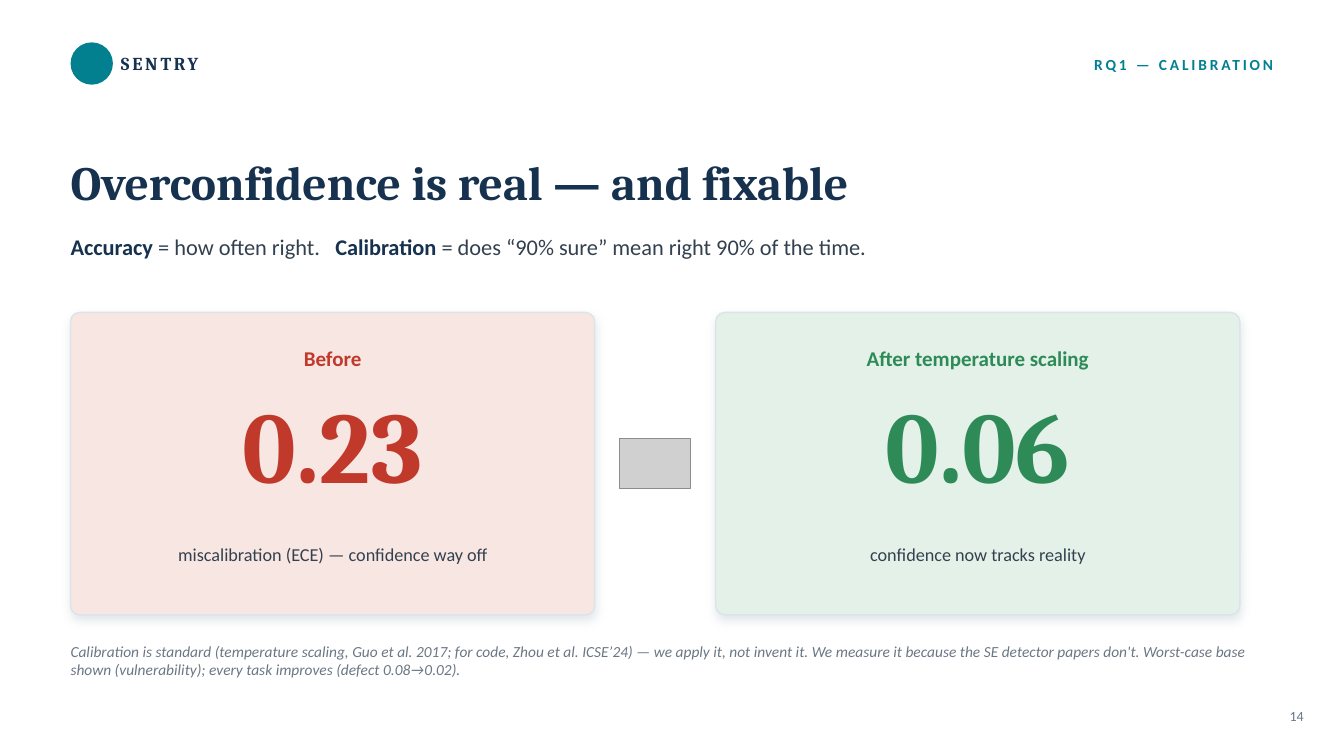
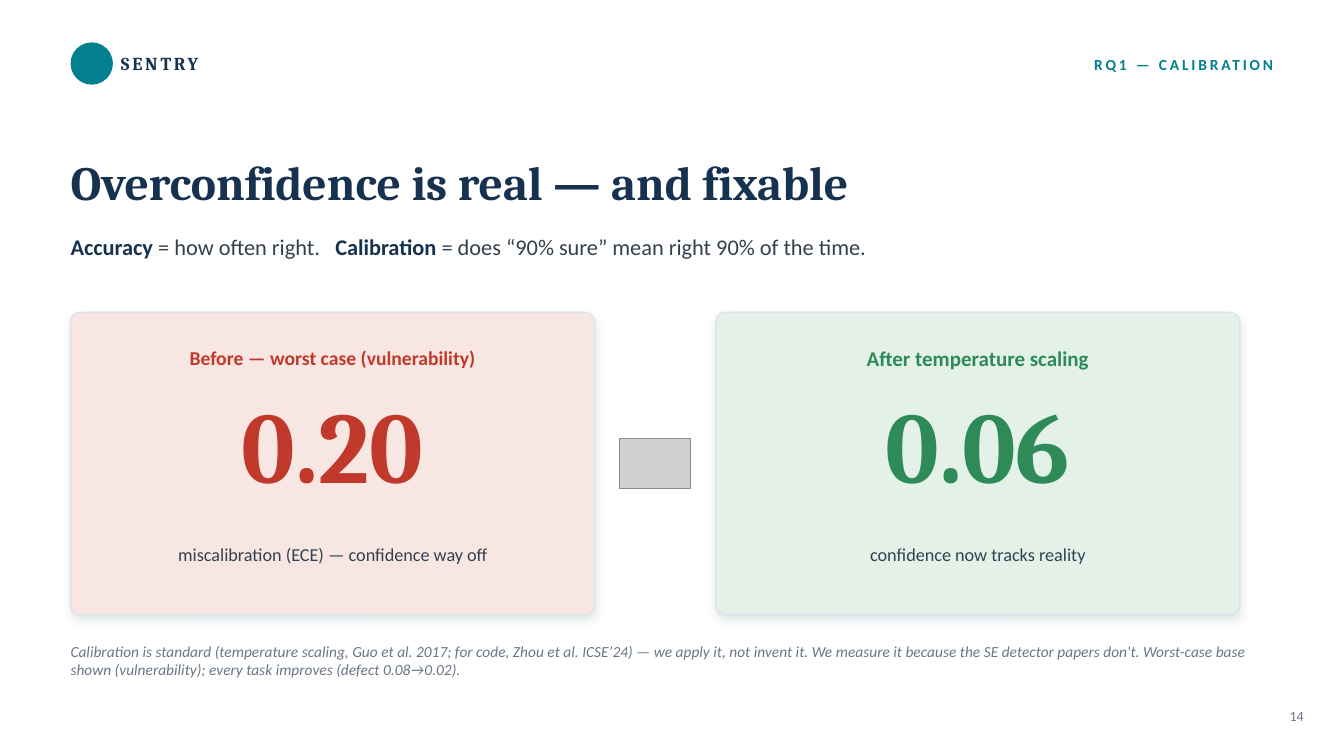
Before and after one commit to jsureka/SENTRY, a slide deck: slide 18 of presentation/SENTRY_results_discussion.pptx. Drawn at 1344x756 pixels with LibreOffice and Linux fonts; fonts in the diff are those of the drawing; grey boxes stand for pictures; background and template pictures are left out. Boxes give left, top, right and bottom in pixels: in the first picture for what was removed or moved away, otherwise in the second. Text is boxed around its words. In the diff, an @@ line names an element or a change of style, - is before the commit and + after.

Commit message:
deck: fix misleading numbers — real conf/acc gap, honest ECE worst-case label, clean per-model defect table (drop vuln-in-defect-column, 84%->83.1/83.5), un-exaggerate bar axis

```diff
--- a/presentation/SENTRY_results_discussion.pptx
+++ b/presentation/SENTRY_results_discussion.pptx
@@ text at bbox=[190, 350, 476, 368]: text changed; size 15 to 14 pt @@
-Before
+Before — worst case (vulnerability)
@@ text at bbox=[242, 414, 424, 484]: text changed @@
-0.23
+0.20
```
Also in this commit, not shown: 2 other slides changed, 1 other file.
